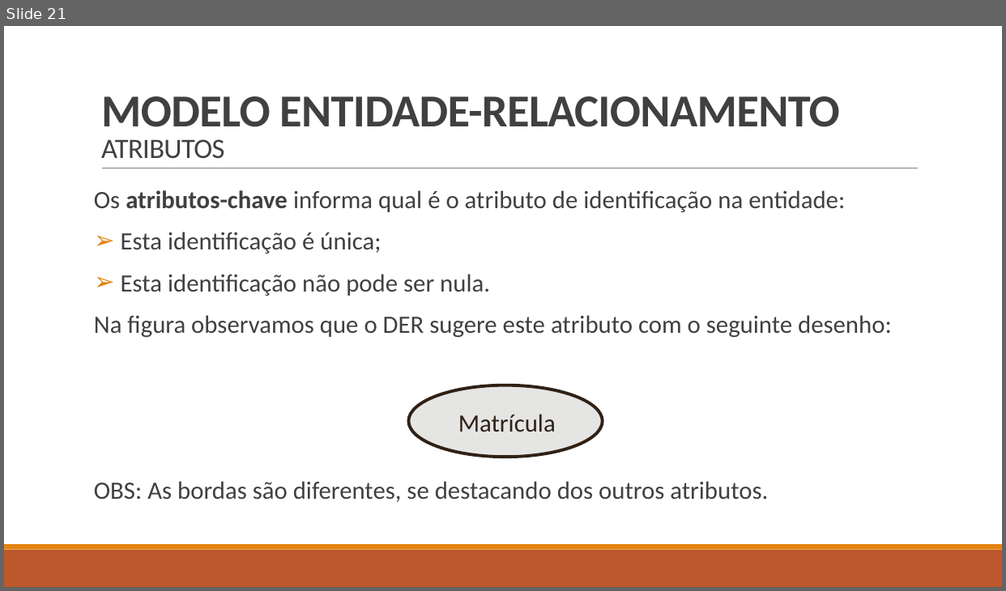
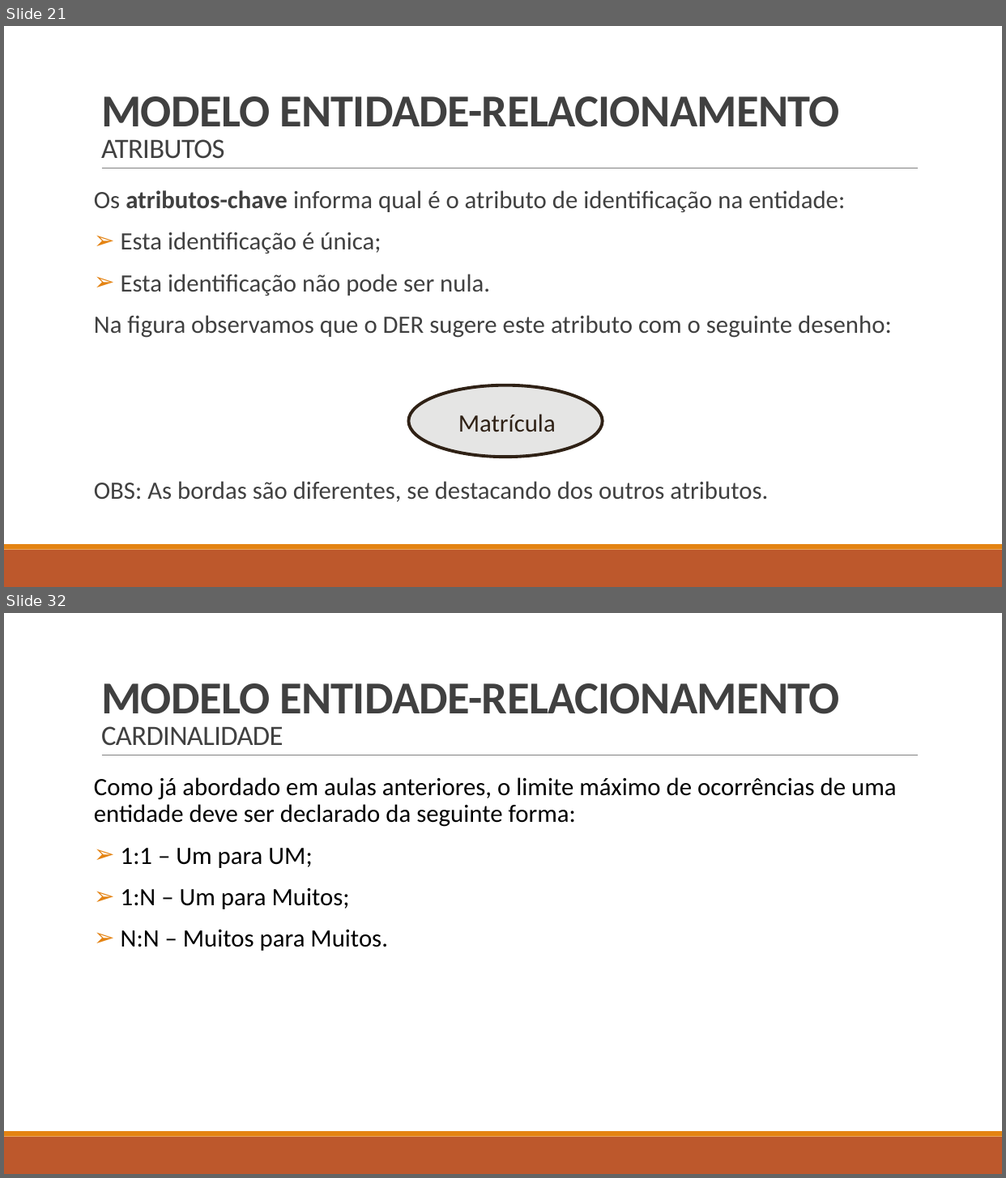
Before and after one commit to LucasHerculanoAmaro/Minhas-Aulas, a slide deck: Euripedes Simões de Paula/Banco de Dados/Aula 5/Projeto de banco de dados.pptx. Shown one above the other, each under a label of ours: slide 21 before the commit, slides 21 and 32 after it; the slides between them are not shown. The pictures are 1006x591 and 1006x1178 pixels, drawn with LibreOffice and Linux fonts; fonts in the diff are those of the drawing. Boxes give left, top, right and bottom in pixels: in the first picture for what was removed or moved away, otherwise in the second. Text is boxed around its words. In the diff, an @@ line names an element or a change of style, - is before the commit and + after.

Commit message:
Atualizando o slide da aula 5 (adicionando slides sobre atriutos e Modelo Entidade-Relacionamento)

```diff
--- a/Euripedes Simões de Paula/Banco de Dados/Aula 5/Projeto de banco de dados.pptx
+++ b/Euripedes Simões de Paula/Banco de Dados/Aula 5/Projeto de banco de dados.pptx
@@ slide 32 added at box(4, 613, 1002, 1174), background #FFFFFF; not listed: 3 template elements that a slide beside it also shows @@
@@ title added at box(101, 683, 840, 745), 44 pt, text #404040, bold @@
+MODELO ENTIDADE-RELACIONAMENTO
+CARDINALIDADE
@@ text added at box(94, 770, 918, 1126), fill #FFFFFF, outline #FFFFFF 1.25 pt, 24 pt, text #000000 @@
+Como já abordado em aulas anteriores, o limite máximo de ocorrências de uma entidade deve ser declarado da seguinte forma:
+➢ 1:1 – Um para UM;
+➢ 1:N – Um para Muitos;
+➢ N:N – Muitos para Muitos.
```
Also in this commit, not shown: 25 other slides added.
